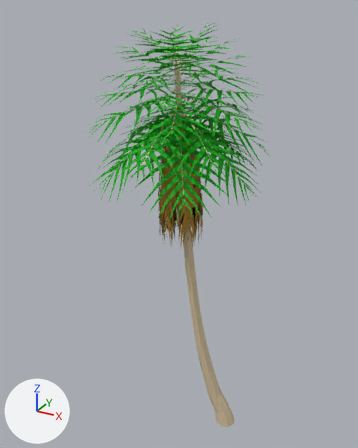
The FBX model Assets/Resources/Meshes/Island/Palm4.FBX as it was, and as the next commit left it.
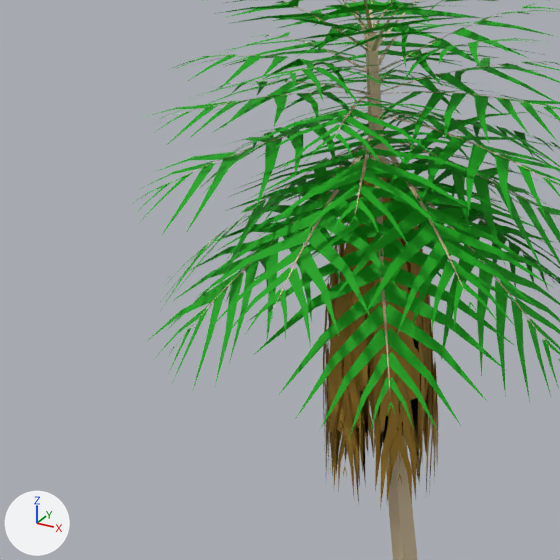
There are two pictures of each version: one whole from a 50 mm lens placed at (3.6, -8.99, 9.66), pointed at (-1.24, -0.19, 5.26), one close up on the part from 9% to 70% of the width and 12% to 60% of the height. Lighting does not change. The marker at lower left points along +X, +Y and +Z. Where no turn or scale is listed for an object, it has been applied to the vertices. Vertices at the same position are counted once.

Script lines for the objects in view, before the commit:
```python
me_mesh = bpy.data.meshes.new('Mesh')
me_mesh.from_pydata(...)  # 1656 vertices, 1752 faces; spans x -1.56..-0.58, y -0.89..0.06, z 4.97..7.76
# faces by material slot: [312, 1440]
me_mesh.materials.append(mat_expiredfrond0)  # brown #ac8226
me_mesh.materials.append(mat_expiredfrond1)  # brown #ac8226
me_mesh_001 = bpy.data.meshes.new('Mesh.001')
me_mesh_001.from_pydata(...)  # 117 vertices, 222 faces; spans x -1.19..0.25, y -0.5..0.25, z 0.0..8.63
me_mesh_001.materials.append(mat_trunk)  # beige #d6c39f
me_mesh_002 = bpy.data.meshes.new('Mesh.002')
me_mesh_002.from_pydata(...)  # 3621 vertices, 3806 faces; spans x -2.83..0.74, y -2.22..1.49, z 6.09..9.41
# faces by material slot: [546, 3260]
me_mesh_002.materials.append(mat_frond0)  # beige #d6c39f
me_mesh_002.materials.append(mat_frond1)  # green #00a700
ob_palm4_1 = bpy.data.objects.new('Palm4_1', me_mesh_001)
ob_palm4_1.location = (0.0, 0.0, 0.0)
ob_palm4_2 = bpy.data.objects.new('Palm4_2', me_mesh_002)
ob_palm4_2.location = (0.0, 0.0, 0.0)
ob_palm4_3 = bpy.data.objects.new('Palm4_3', me_mesh)
ob_palm4_3.location = (0.0, 0.0, 0.0)
```
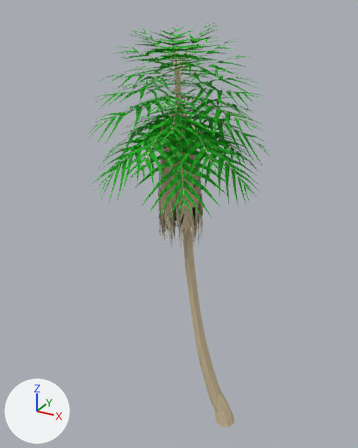
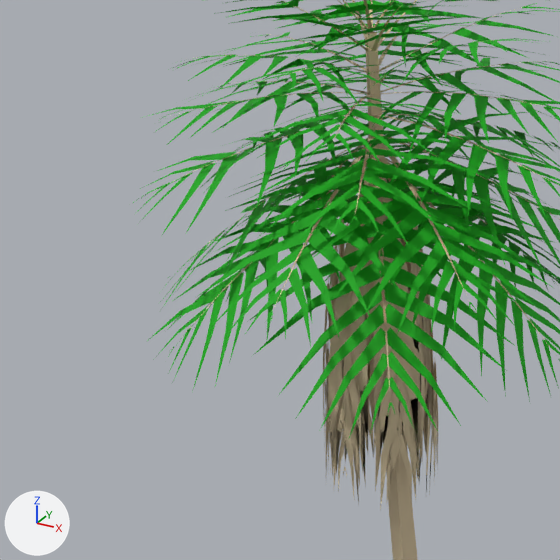
What differs and where, as boxes [x1, y1, x2, y2] in the close-ups (560 x 560 px):
part 1 of me_mesh, recoloured
    both: [326, 178, 434, 465]
part 2 of me_mesh, recoloured
    both: [323, 216, 438, 511]

Edits to the bpy script that builds the scene:
```text
Change me_mesh:
    where me_mesh.from_pydata(...)  # 1656 vertices, 1752 faces; spans x -1.56..-0.58, y -0.89..0.06, z 4.97..7.76
    used by ob_palm4_3; location = (0.0, 0.0, 0.0)
    me_mesh part 1: all 312 faces that had it switch from mat_expiredfrond0 (brown #ac8226) to mat_trunk (beige #d6c39f)
    me_mesh part 2: all 1440 faces that had it switch from mat_expiredfrond1 (brown #ac8226) to mat_trunk (beige #d6c39f)
```
